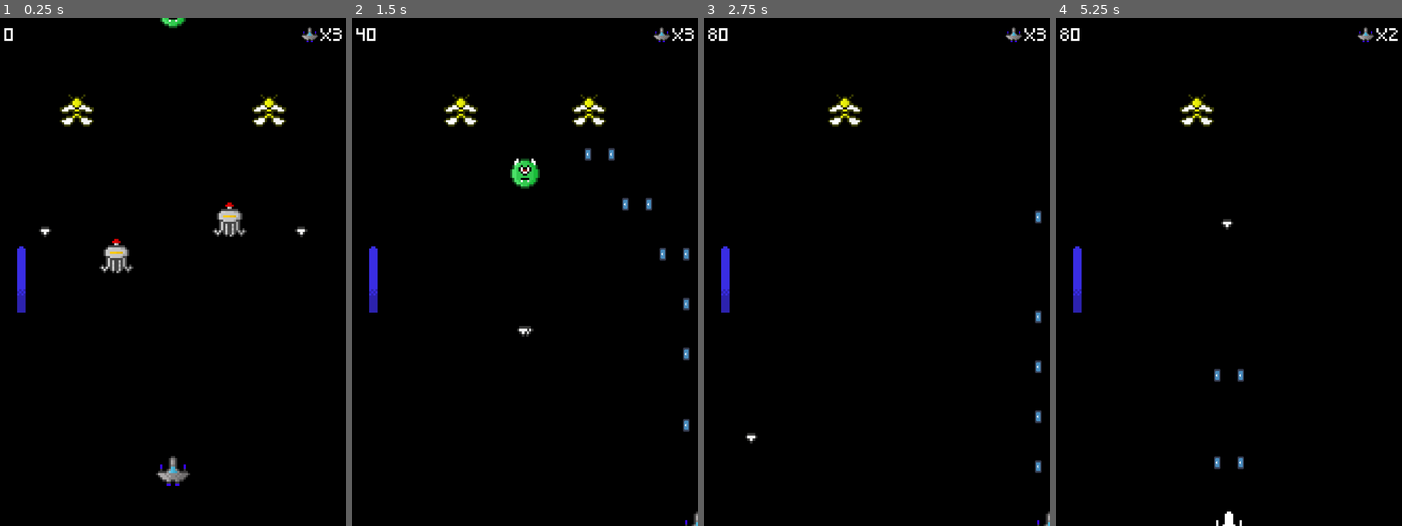
Above: before the commit, frames 1-4 (left to right).
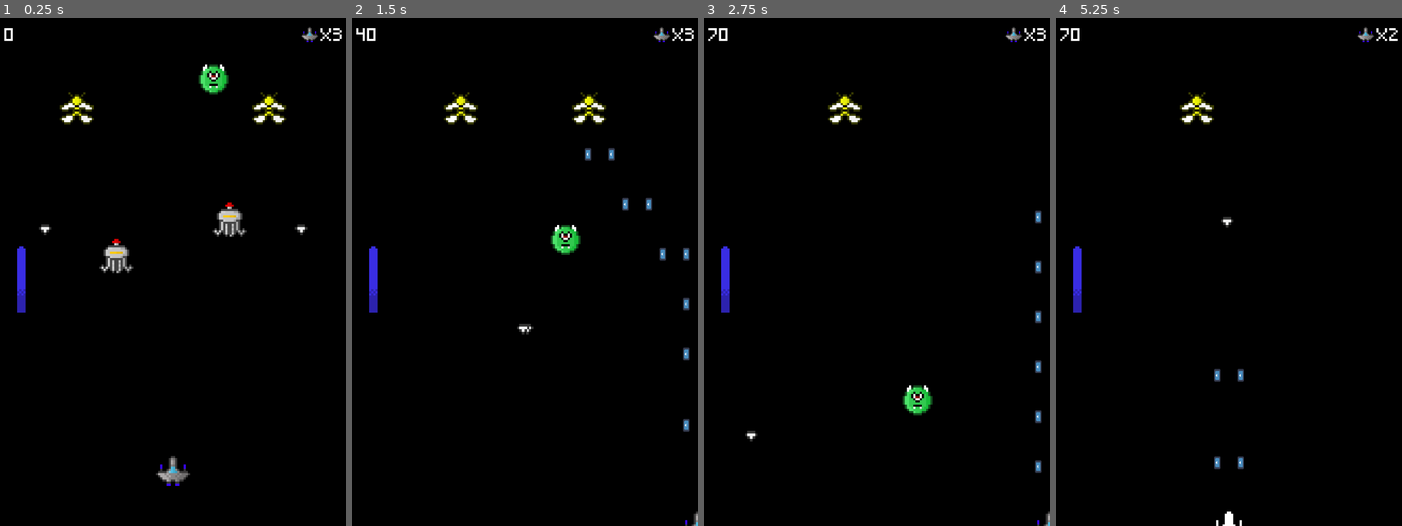
Above: after the commit, the same moments.

Repository: okizeme3/2d-bullet-hell-
Game: Godot game, scene res://scences/game.tscn
Two runs of this game, one before a commit and one after it. Both use one fixed random seed, a clock stepped at 60 frames per second and the inputs below. The engine's default icon, where the game draws it, is replaced by a stand-in: a white triangle on a blue panel in a dark square.
Inputs (mouse positions are in pixels of both pictures, inside the frame that each line leads up to):
- Up to frame 1 (0.25 s): no input
- Up to frame 2 (1.5 s): move the mouse to (601, 246) at 0.52 s; press the mouse at (601, 246) at 0.53 s; hold D (right) 0.53-1.28 s; move the mouse to (455, 297) at 1.27 s; release the mouse at (455, 297) at 1.28 s; hold S (down) from 1.28 s (still down); click (455, 297) at 1.35 s
- Up to frame 3 (2.75 s): move the mouse to (911, 160) at 2.02 s; release S (down) at 2.03 s; press the mouse at (911, 160) at 2.03 s; hold D (right) from 2.03 s (still down)
- Up to frame 4 (5.25 s): move the mouse to (1211, 373) at 2.77 s; release D (right) at 2.78 s; release the mouse at (1211, 373) at 2.78 s; hold W (up) 2.78-3.53 s; click (1211, 373) at 2.85 s; move the mouse to (1332, 348) at 3.52 s; press the mouse at (1332, 348) at 3.53 s; hold A (left) 3.53-5.03 s; move the mouse to (1125, 195) at 4.27 s; release the mouse at (1125, 195) at 4.28 s; click (1125, 195) at 4.35 s; move the mouse to (1246, 272) at 5.02 s; press the mouse at (1246, 272) at 5.03 s; hold S (down) from 5.03 s (still down)

The runs differ from the first frame. In frame 1, 1.3% of the frame differs, in the area x 11-89%, y 0-44%; in frame 2, 1.5%, in the area x 26-74%, y 14-63%; in frame 3, 0.9%; in frame 4, 0.5%.

Commit message:
Updated yellow enesy attack code

Diff:
--- a/scences/game.tscn
+++ b/scences/game.tscn
@@ -64,7 +64,7 @@
 [node name="enimies and spawns" type="Node" parent="."]
 
 [node name="green enemy" parent="enimies and spawns" instance=ExtResource("3_5px7y")]
-position = Vector2(0, -136)
+position = Vector2(19, -105)
 
 [node name="yellow_enemy" parent="enimies and spawns" instance=ExtResource("12_p1ujp")]
 position = Vector2(60, -76)
--- a/scences/player_ship.tscn
+++ b/scences/player_ship.tscn
@@ -77,6 +77,21 @@
 "speed": 5.0
 }]
 
+[sub_resource type="Animation" id="Animation_pwhyd"]
+length = 0.001
+tracks/0/type = "value"
+tracks/0/imported = false
+tracks/0/enabled = true
+tracks/0/path = NodePath(".:material:shader_parameter/enabled")
+tracks/0/interp = 1
+tracks/0/loop_wrap = true
+tracks/0/keys = {
+"times": PackedFloat32Array(0),
+"transitions": PackedFloat32Array(1),
+"update": 1,
+"values": [false]
+}
+
 [sub_resource type="Animation" id="Animation_61n5v"]
 resource_name = "resawn_flash"
 tracks/0/type = "value"
@@ -92,21 +107,6 @@
 "values": [true, false, true, false, true, false]
 }
 
-[sub_resource type="Animation" id="Animation_pwhyd"]
-length = 0.001
-tracks/0/type = "value"
-tracks/0/imported = false
-tracks/0/enabled = true
-tracks/0/path = NodePath(".:material:shader_parameter/enabled")
-tracks/0/interp = 1
-tracks/0/loop_wrap = true
-tracks/0/keys = {
-"times": PackedFloat32Array(0),
-"transitions": PackedFloat32Array(1),
-"update": 1,
-"values": [false]
-}
-
 [sub_resource type="AnimationLibrary" id="AnimationLibrary_87lur"]
 _data = {
 "RESET": SubResource("Animation_pwhyd"),
--- a/scripts/yellow_enemy.gd
+++ b/scripts/yellow_enemy.gd
@@ -12,7 +12,6 @@
 
 func _ready() -> void:
 	set_direction()
-	attack()
 func  _process(delta: float) -> void:
 	if can_shoot and attacking == false:
 		shoot()
@@ -25,6 +24,8 @@
 			move_left()
 		if direction == 1:
 			move_right()
+	if attacking:
+		attack()
 
 func _on_body_entered(body: Node2D) -> void:
 	if body.is_in_group("player") and body.has_method("die"):
@@ -60,6 +61,10 @@
 
 func  attack():
 	position.y += 1
+	if global_position.x > player_ship.global_position.x:
+		global_position.x += -1
+	if global_position.x < player_ship.global_position.x:
+		global_position.x += 1
 
 func _on_move_interval_timeout() -> void:
 	direction *= -1
--- a/shader/respawn_flash.tres
+++ b/shader/respawn_flash.tres
@@ -60,7 +60,6 @@
 
 }
 "
-graph_offset = Vector2(-379.95, 80.7914)
 mode = 1
 flags/light_only = false
 nodes/fragment/2/node = SubResource("VisualShaderNodeColorParameter_10bul")
